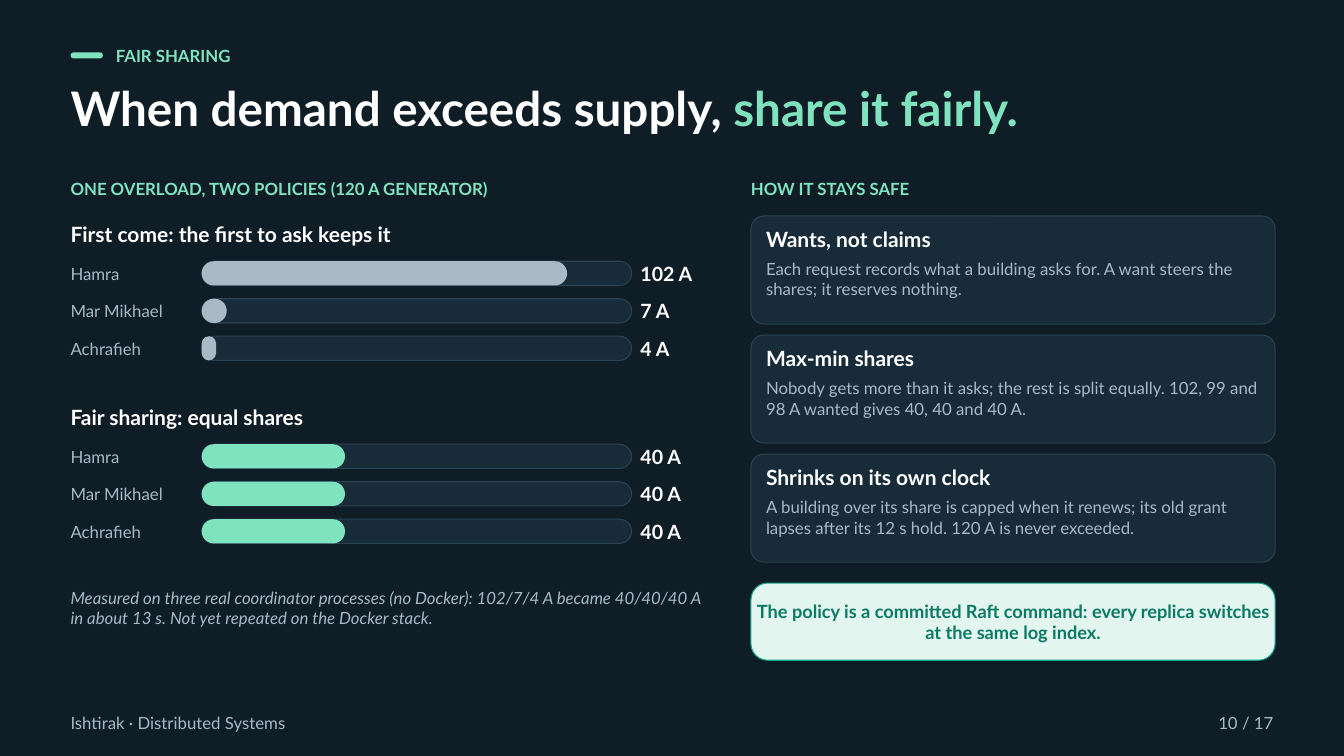
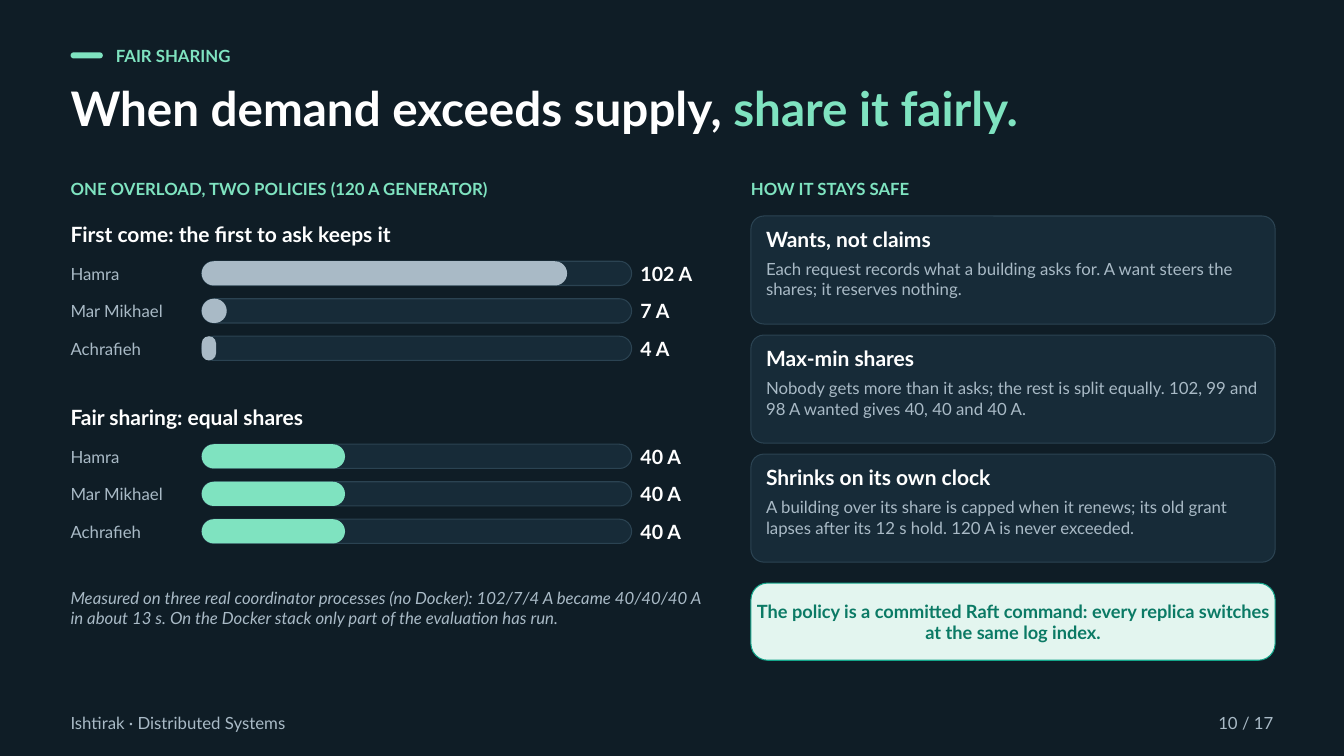
Before and after one commit to Roy-r2004/Ishtirak, a slide deck: slide 10 of docs/Ishtirak_Presentation.pptx. Drawn at 1344x756 pixels with LibreOffice and Linux fonts; fonts in the diff are those of the drawing. Boxes give left, top, right and bottom in pixels: in the first picture for what was removed or moved away, otherwise in the second. Text is boxed around its words. In the diff, an @@ line names an element or a change of style, - is before the commit and + after.

```diff
--- a/docs/Ishtirak_Presentation.pptx
+++ b/docs/Ishtirak_Presentation.pptx
@@ text at <box>71,591,702,627</box>: text changed @@
-Measured on three real coordinator processes (no Docker): 102/7/4 A became 40/40/40 A in about 13 s. Not yet repeated on the Docker stack.
+Measured on three real coordinator processes (no Docker): 102/7/4 A became 40/40/40 A in about 13 s. On the Docker stack only part of the evaluation has run.
```
Also in this commit, not shown: 3 other slides changed, 13 other files.
